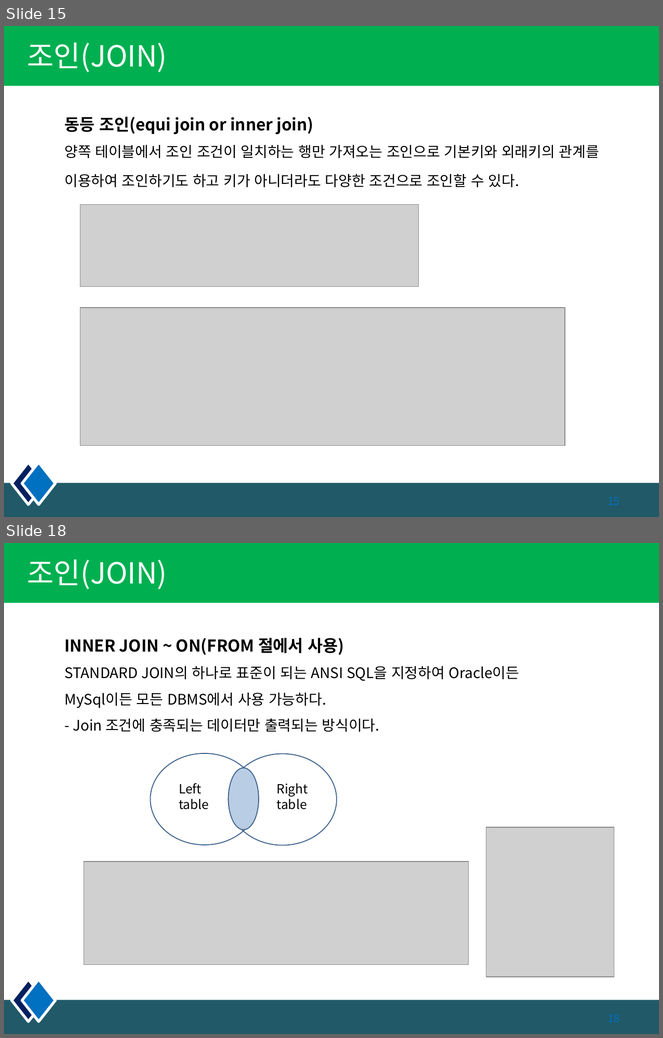
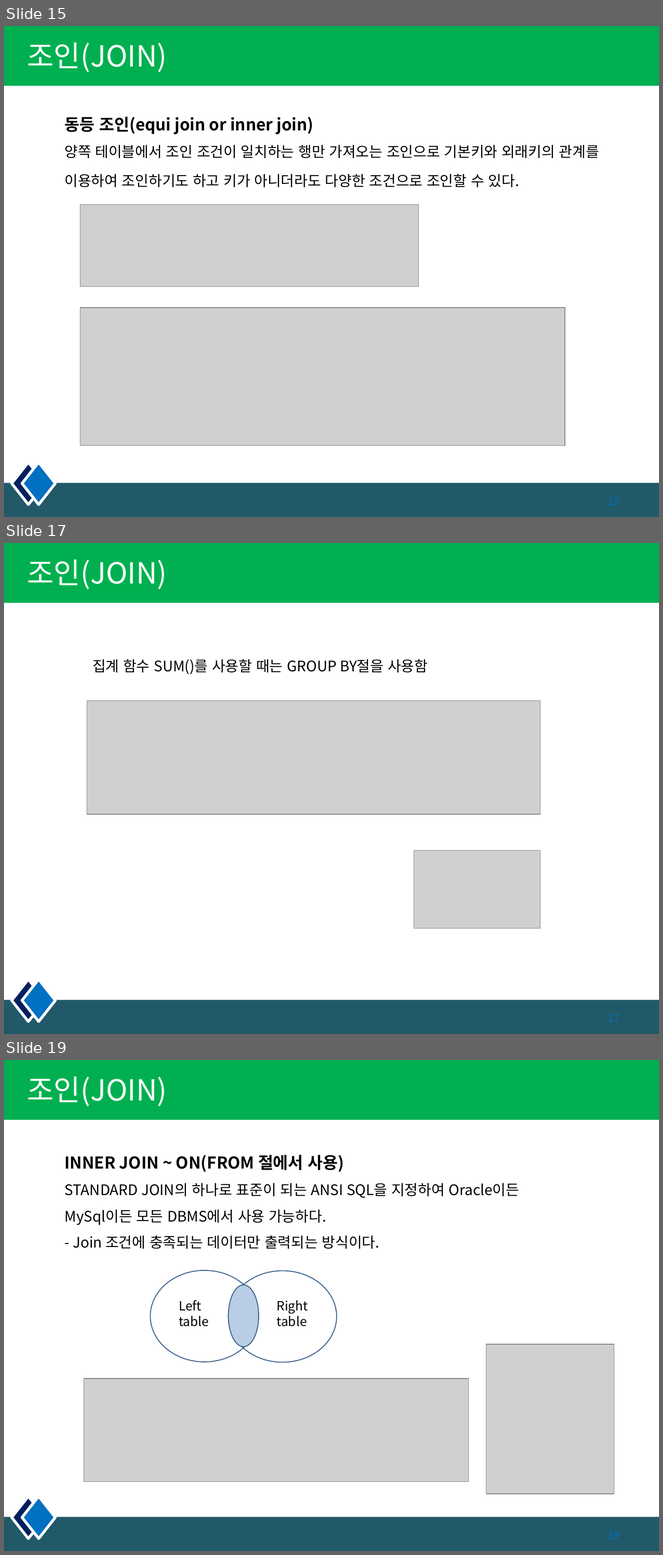
Before and after one commit to kiyongee2/green_project_web, a slide deck: db_ppt/4장. select_join.pptx. Shown one above the other, each under a label of ours: slides 15 and 18 before the commit, slides 15, 17 and 19 after it; the slides between them are not shown. The pictures are 663x1038 and 663x1555 pixels, drawn with LibreOffice and Linux fonts; fonts in the diff are those of the drawing; grey boxes stand for pictures. Boxes give left, top, right and bottom in pixels: in the first picture for what was removed or moved away, otherwise in the second. Text is boxed around its words. In the diff, an @@ line names an element or a change of style, - is before the commit and + after.

Commit message:
db ppt join

```diff
--- a/db_ppt/4장. select_join.pptx
+++ b/db_ppt/4장. select_join.pptx
@@ slide 17 added at (4,543,659,1034), background #FFFFFF; not listed: 4 template elements that a slide beside it also shows @@
@@ title added at (27,559,167,589), 32 pt, text #FFFFFF @@
+조인(JOIN)
@@ text added at (92,659,428,675), 16 pt, text #000000 @@
+집계 함수 SUM()를 사용할 때는 GROUP BY절을 사용함
@@ picture added at (87,701,541,814) @@
@@ picture added at (414,850,541,928) @@
@@ what was slide 18 is now slide 19 @@
```
Also in this commit, not shown: 4 slides changed, 2 other slides added, 4 slides removed, 2 other files.
